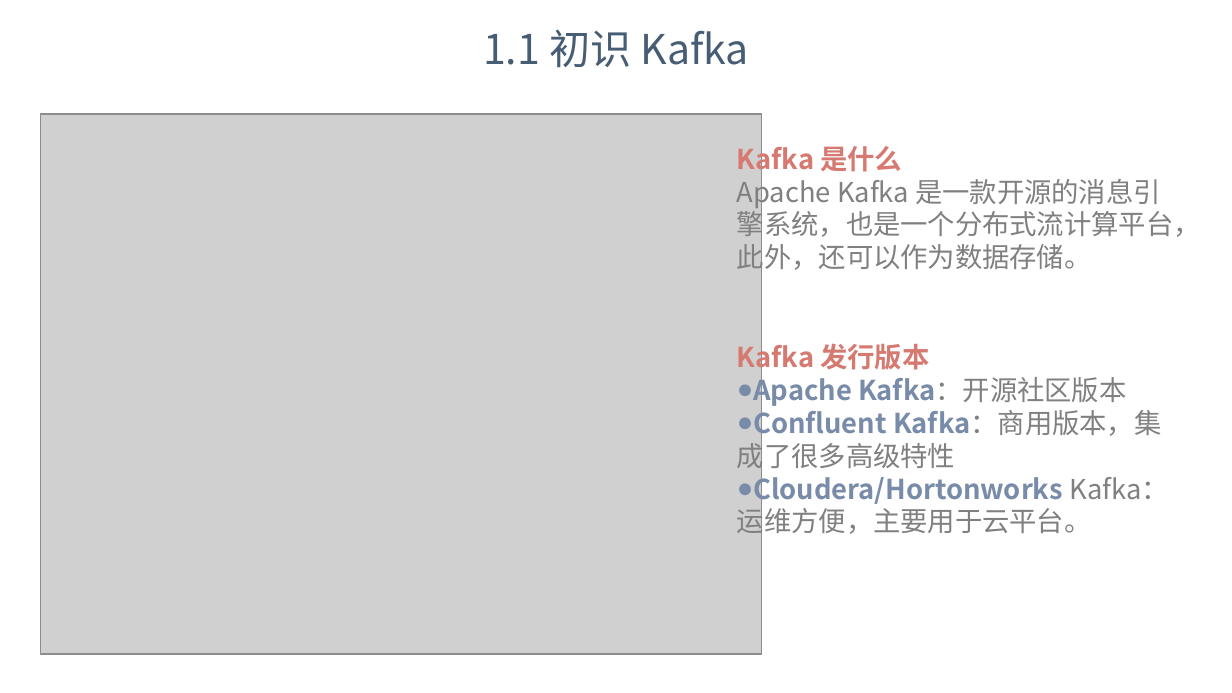
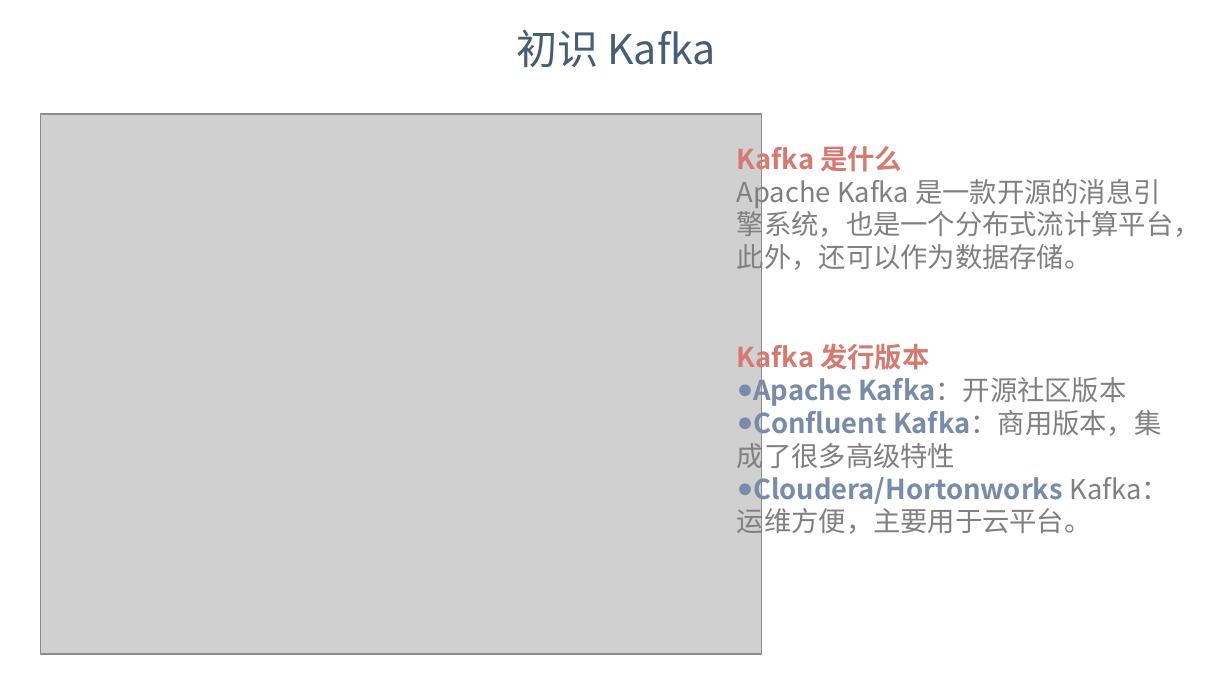
Before and after one commit to dunwu/bigdata-tutorial, a slide deck: slide 4 of assets/kafka/kafka.pptx. Drawn at 1232x693 pixels with LibreOffice and Linux fonts; fonts in the diff are those of the drawing; grey boxes stand for pictures; background and template pictures are left out. Boxes give left, top, right and bottom in pixels: in the first picture for what was removed or moved away, otherwise in the second. Text is boxed around its words. In the diff, an @@ line names an element or a change of style, - is before the commit and + after.

```diff
--- a/assets/kafka/kafka.pptx
+++ b/assets/kafka/kafka.pptx
@@ text at [516,29,715,68]: text changed @@
-1.1 初识 Kafka
+初识 Kafka
```
Also in this commit, not shown: 18 other slides changed, 2 other files.
